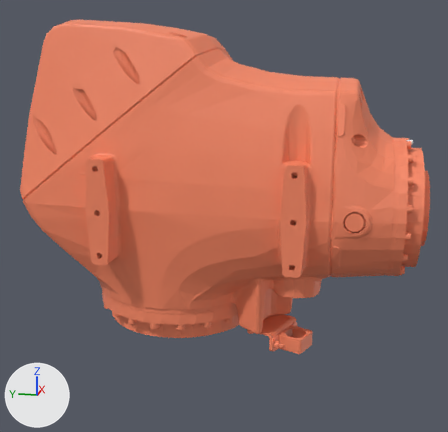
The OBJ model docs/public/sim/models/kuka_vcmx/KR_50_R2500/A3.obj as it was, and as the next commit left it.
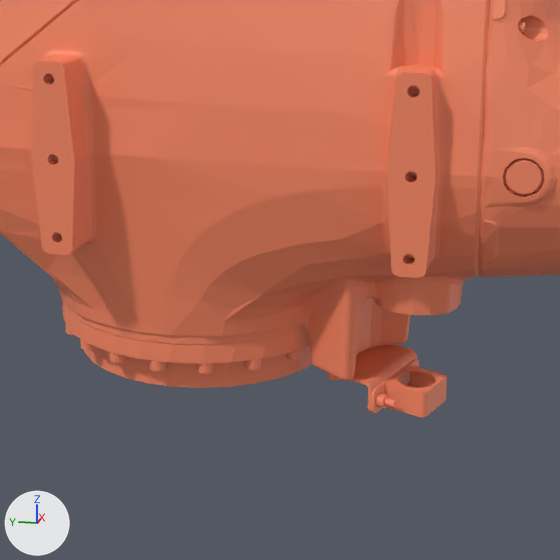
Each version appears first whole from a 50 mm lens placed at (-0.888, -0.244, 0.186), pointed at (-0.001, -0.066, -0.036), and next in a close-up on the part from 15% to 84% of the width and 29% to 100% of the height. The axes (+X, +Y, +Z) are drawn at lower left. The lights are the same throughout. The first two pictures are the older version. Where no turn or scale is listed for an object, it has been applied to the vertices. Vertices at exactly the same position are counted once.

Objects in the first close-up: 'A3'.
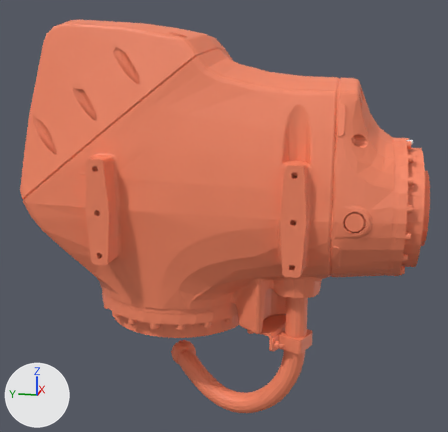
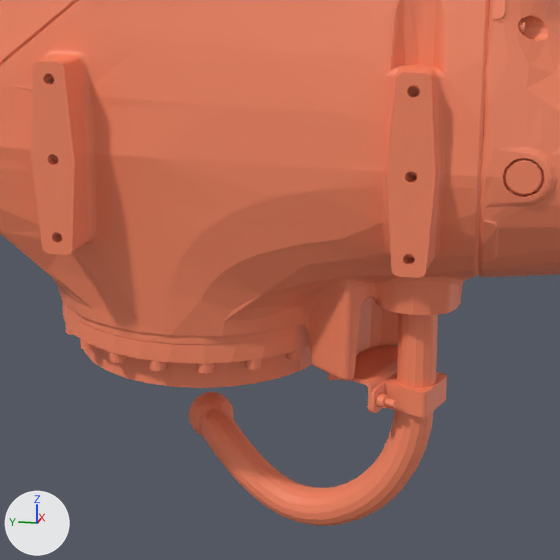
Diff of the bpy script that builds the scene:
```diff
--- a/docs/public/sim/models/kuka_vcmx/KR_50_R2500/A3.obj.py
+++ b/docs/public/sim/models/kuka_vcmx/KR_50_R2500/A3.obj.py
@@ me_a3 @@
 # used by ob_a3; location = (0.0, 0.0, 0.0)
-me_a3.from_pydata(...)  # 9061 vertices, 16734 faces; spans x -0.162..0.159, y -0.347..0.203, z -0.201..0.246
+me_a3.from_pydata(...)  # 10205 vertices, 18463 faces; spans x -0.162..0.159, y -0.347..0.203, z -0.328..0.246
+# me_a3 part 1: 1144 vertices added at x -0.092..0.02, y -0.199..0.02, z -0.328..-0.117
 me_a3.materials.append(mat_mat_0)
```

Location of each change, [x1, y1, x2, y2] in pixels of the close-ups (560 x 560 px):
'A3', reshaped
    before: [0, 0, 560, 417]
    after: [0, 0, 560, 526]
part 1 of me_a3, added (orange)
    after: [188, 313, 438, 526]
